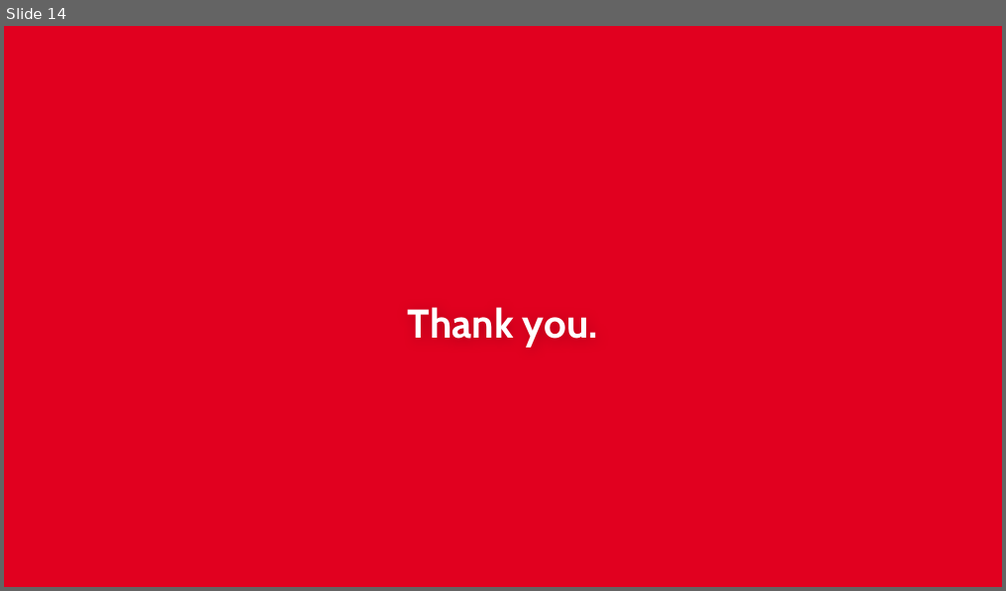
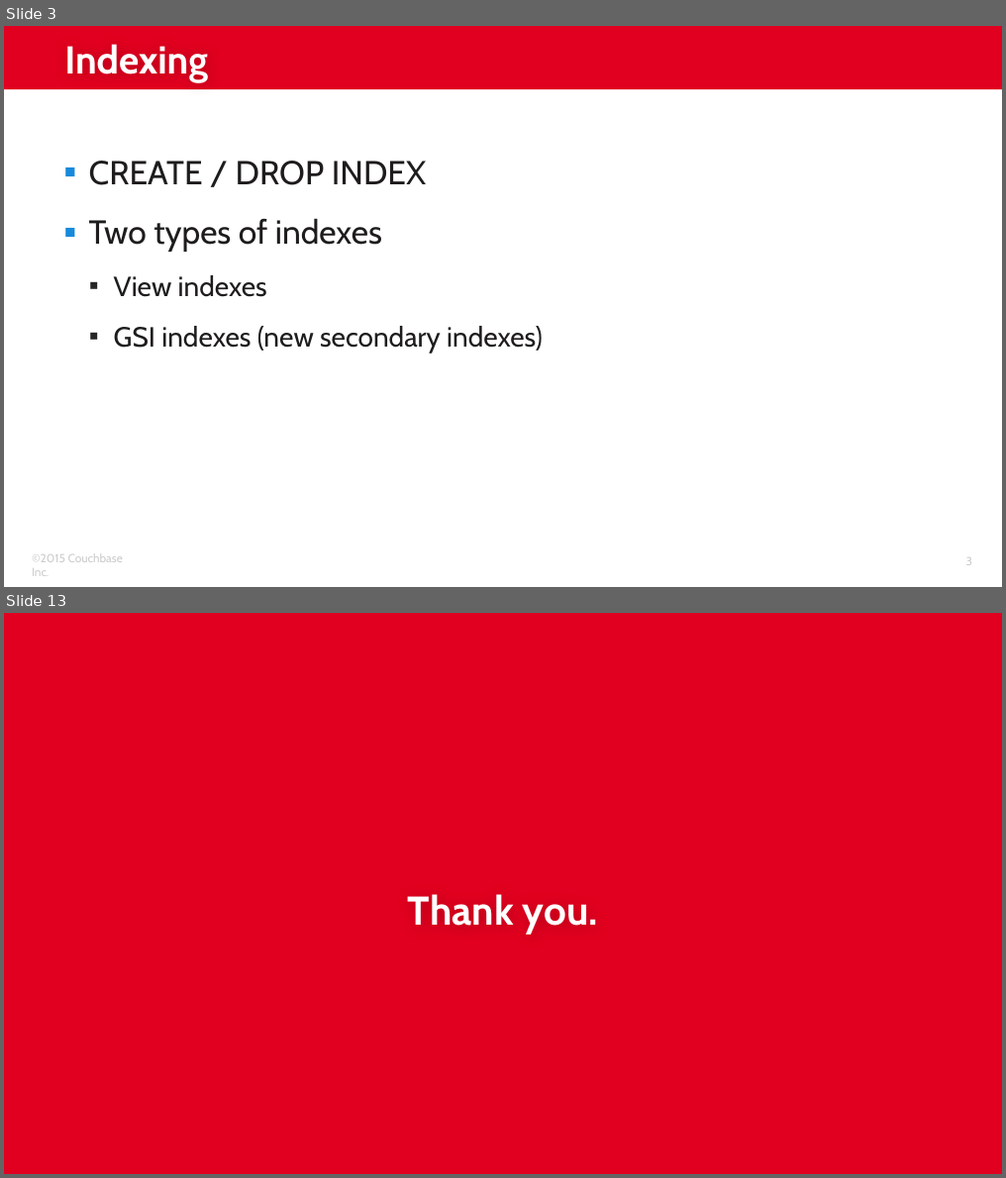
Before and after one commit to subalakr/workshop, a slide deck: server/presentations/04_N1QL Details.pptx. Shown one above the other, each under a label of ours: slide 14 before the commit, slides 3 and 13 after it; the slides between them are not shown. The pictures are 1006x591 and 1006x1178 pixels, drawn with LibreOffice and Linux fonts; fonts in the diff are those of the drawing; background and template pictures are left out. Boxes give left, top, right and bottom in pixels: in the first picture for what was removed or moved away, otherwise in the second. Text is boxed around its words. In the diff, an @@ line names an element or a change of style, - is before the commit and + after.

```diff
--- a/server/presentations/04_N1QL Details.pptx
+++ b/server/presentations/04_N1QL Details.pptx
@@ slide 3 added at box(4, 26, 1002, 587), background #FFFFFF @@
@@ rectangle added at box(4, 26, 1002, 90), fill #E1001F @@
@@ title added at box(64, 44, 208, 83), 28 pt, text #FFFFFF, bold @@
+Indexing
@@ text added at box(89, 161, 543, 353), 20 pt, text #1E1C1C @@
+▪ CREATE / DROP INDEX
+▪ Two types of indexes
+  ▪ View indexes
+  ▪ GSI indexes (new secondary indexes)
@@ text added at box(32, 555, 123, 576), 8.5 pt, text #CCCCCC @@
+©2015 Couchbase Inc.
@@ page number added at box(966, 558, 973, 566), 8.5 pt, text #CCCCCC @@
+3
@@ what was slide 14 is now slide 13 @@
```
Also in this commit, not shown: 12 slides changed, 12 other slides added, 2 slides removed.
